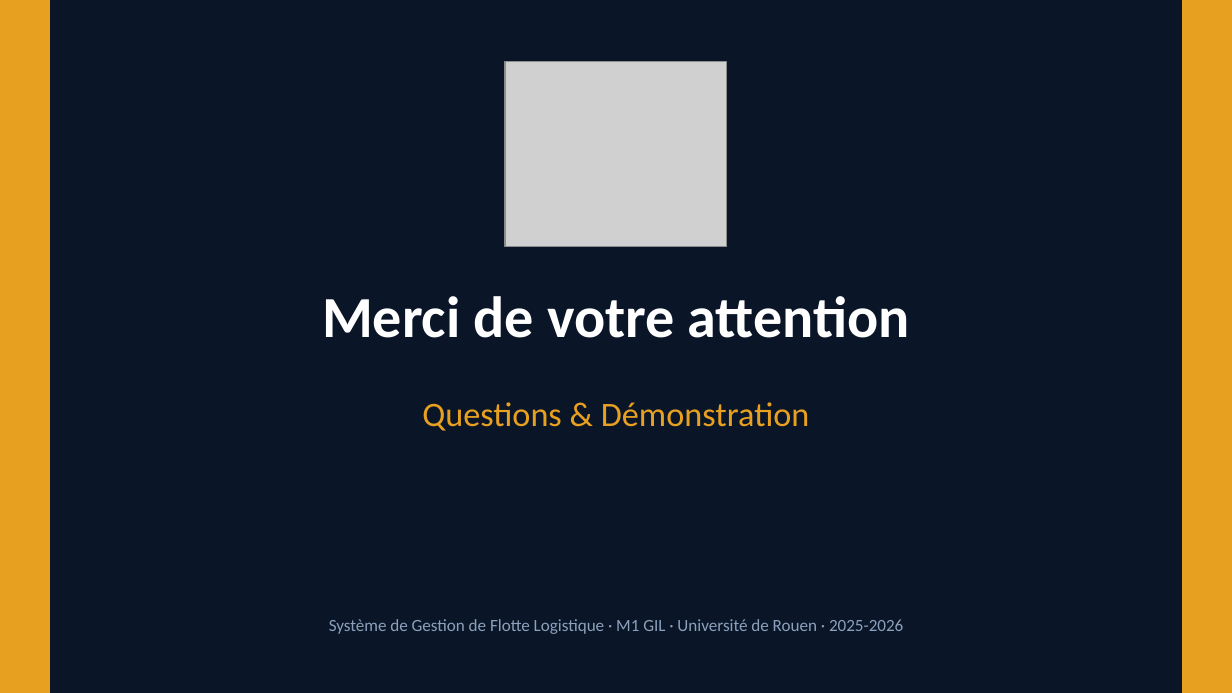
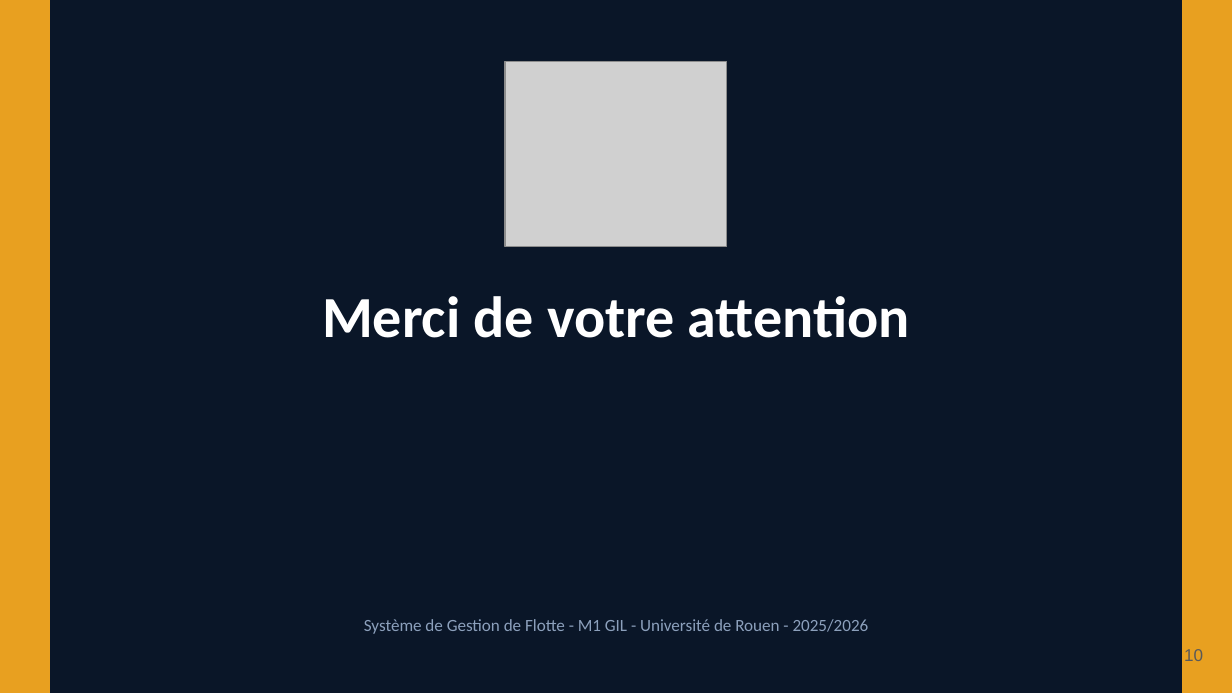
Before and after one commit to M1-ROUEN-GIL/archi-distrib-flotte-vehicules, a slide deck: slide 10 of docs/presentation/presentation.pptx (slide 11 before the commit). Drawn at 1232x693 pixels with LibreOffice and Linux fonts; fonts in the diff are those of the drawing; grey boxes stand for pictures. Boxes give left, top, right and bottom in pixels: in the first picture for what was removed or moved away, otherwise in the second. Text is boxed around its words. In the diff, an @@ line names an element or a change of style, - is before the commit and + after.

```diff
--- a/docs/presentation/presentation.pptx
+++ b/docs/presentation/presentation.pptx
@@ text removed at [422,402,810,431] @@
-Questions & Démonstration
@@ text at [364,619,869,634]: text changed @@
-Système de Gestion de Flotte Logistique · M1 GIL · Université de Rouen · 2025-2026
+Système de Gestion de Flotte - M1 GIL - Université de Rouen - 2025/2026
@@ page number added at [1184,649,1203,661], 10 pt, text #595959 @@
+10
```
Also in this commit, not shown: 4 other slides changed, 5 slides added, 6 slides removed, 3 other files.
